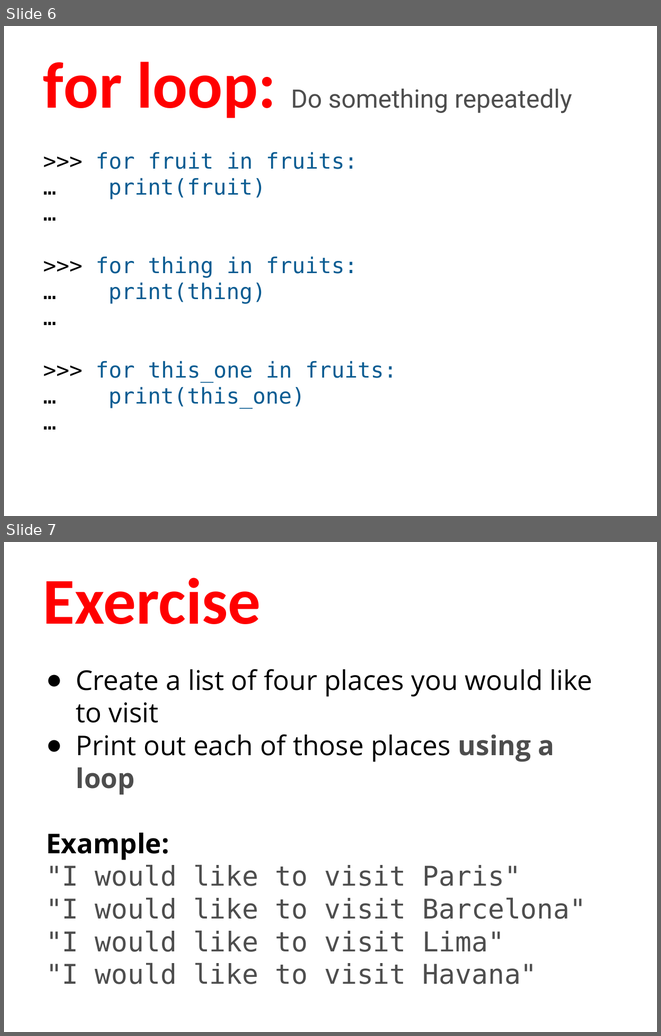
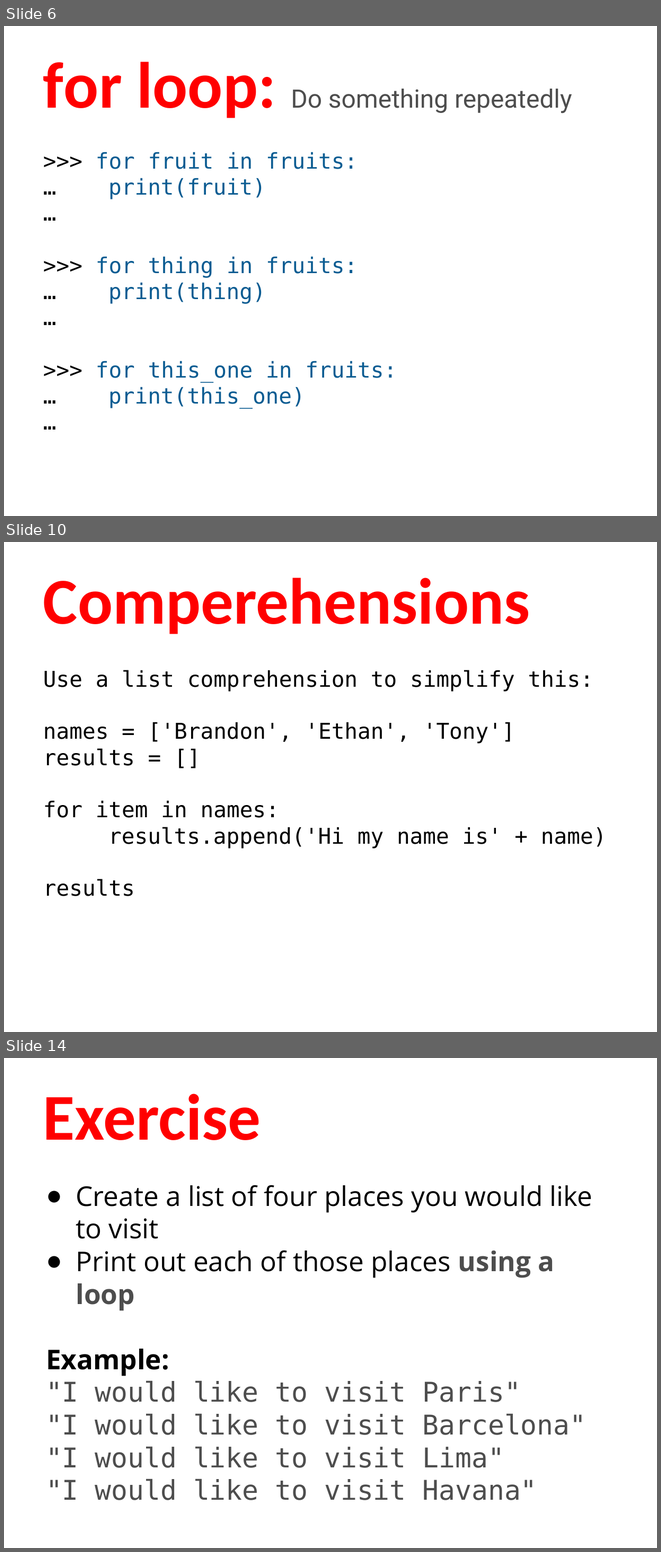
Before and after one commit to humanitiesprogramming/slides, a slide deck: 2017/python/B Done - ish/Python - Programming Concepts II.pptx. Shown one above the other, each under a label of ours: slides 6 and 7 before the commit, slides 6, 10 and 14 after it; the slides between them are not shown. The pictures are 661x1036 and 661x1552 pixels, drawn with LibreOffice and Linux fonts; fonts in the diff are those of the drawing. Boxes give left, top, right and bottom in pixels: in the first picture for what was removed or moved away, otherwise in the second. Text is boxed around its words. In the diff, an @@ line names an element or a change of style, - is before the commit and + after.

```diff
--- a/2017/python/B Done - ish/Python - Programming Concepts II.pptx
+++ b/2017/python/B Done - ish/Python - Programming Concepts II.pptx
@@ slide 10 added at [4,542,657,1032], background #FFFFFF @@
@@ title added at [43,578,530,634], 72 pt, text #FF0000, bold @@
+Comperehensions
@@ text added at [43,670,607,896], 24 pt, text #000000 @@
+Use a list comprehension to simplify this:
+names = ['Brandon', 'Ethan', 'Tony']
+results = []
+for item in names:
+results.append('Hi my name is' + name)
+results
@@ what was slide 7 is now slide 14 @@
```
Also in this commit, not shown: 6 other slides added.
